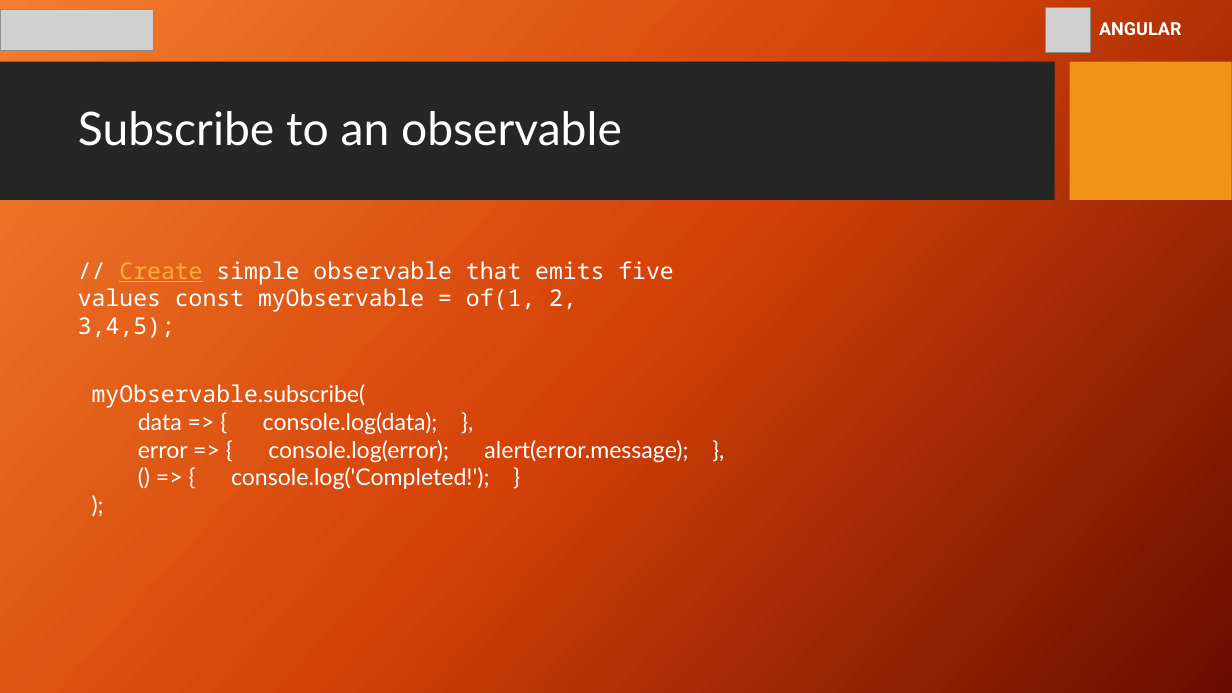
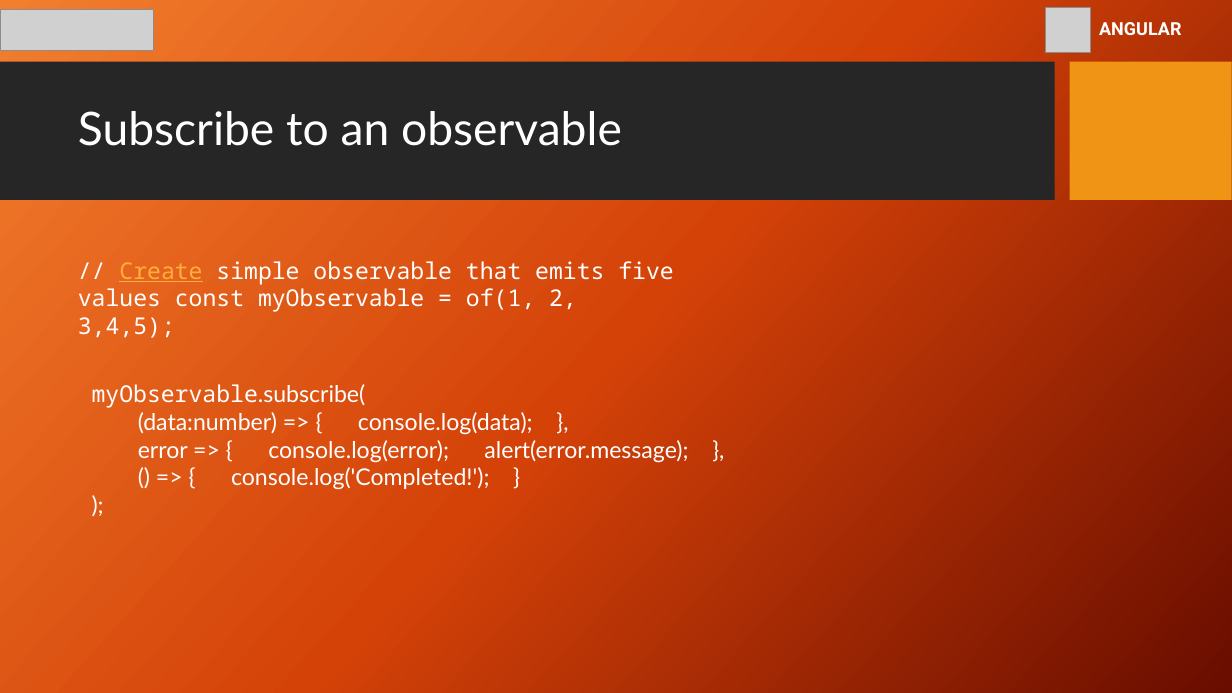
Before and after one commit to youma85/hps-ang, a slide deck: slide 55 of gp-hps-angular-8-yri.pptx. Drawn at 1232x693 pixels with LibreOffice and Linux fonts; fonts in the diff are those of the drawing; grey boxes stand for pictures; background and template pictures are left out. Boxes give left, top, right and bottom in pixels: in the first picture for what was removed or moved away, otherwise in the second. Text is boxed around its words. In the diff, an @@ line names an element or a change of style, - is before the commit and + after.

```diff
--- a/gp-hps-angular-8-yri.pptx
+++ b/gp-hps-angular-8-yri.pptx
@@ text at [138, 412, 533, 435]: text changed @@
-  data => { console.log(data); },
+  (data:number) => { console.log(data); },
```
Also in this commit, not shown: 3 other slides changed, 26 slides added.
